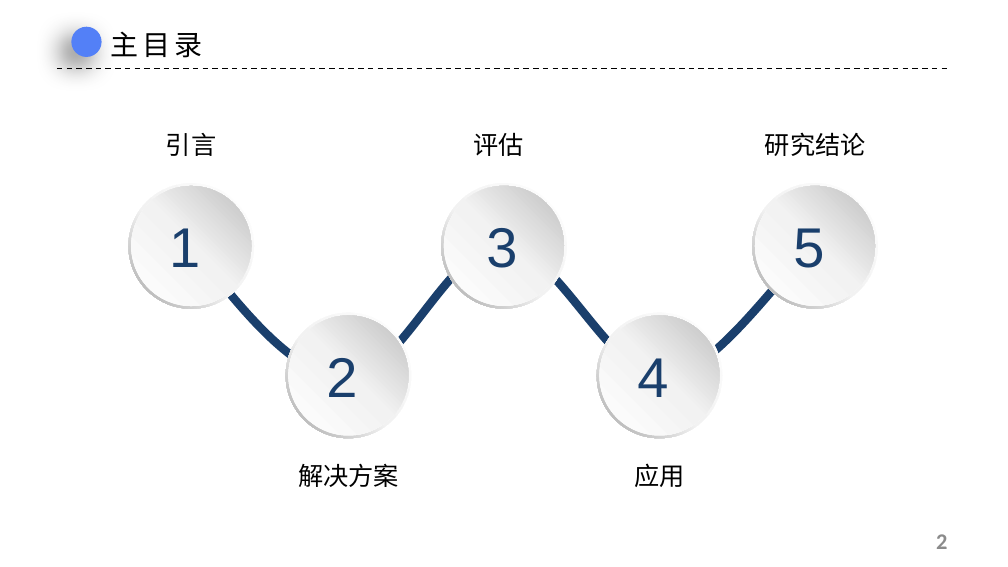
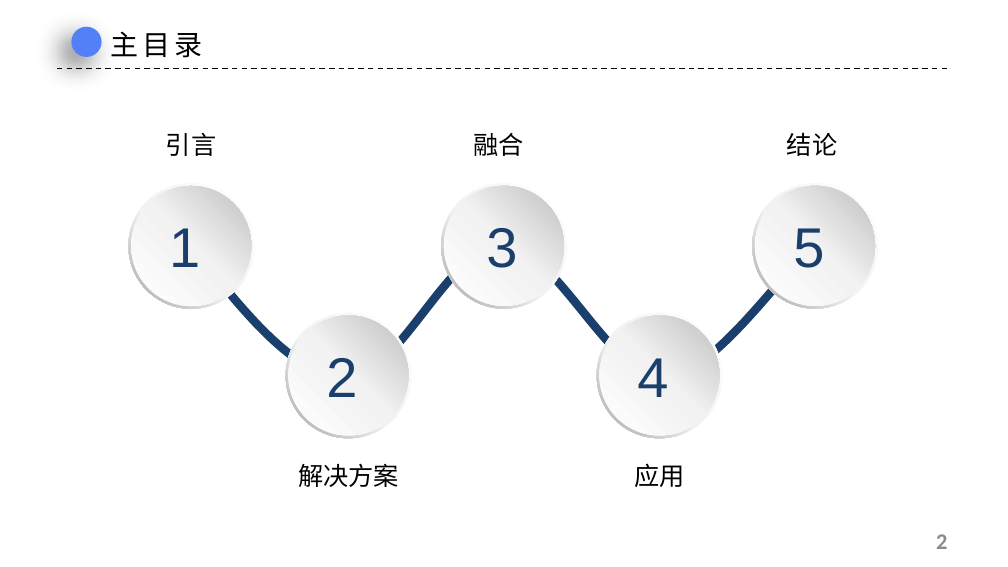
Before and after one commit to urnotmuqi/graphics2019, a slide deck: slide 2 of 21951468张雨薇/读书报告/仅用深度摄像头改善身体和手部追踪.pptx. Drawn at 1008x567 pixels with LibreOffice and Linux fonts; fonts in the diff are those of the drawing; background and template pictures are left out. Boxes give left, top, right and bottom in pixels: in the first picture for what was removed or moved away, otherwise in the second. Text is boxed around its words. In the diff, an @@ line names an element or a change of style, - is before the commit and + after.

```diff
--- a/21951468张雨薇/读书报告/仅用深度摄像头改善身体和手部追踪.pptx
+++ b/21951468张雨薇/读书报告/仅用深度摄像头改善身体和手部追踪.pptx
@@ text at (x1=473, y1=133, x2=523, y2=156): text changed @@
-评估
+融合
@@ text at (x1=787, y1=132, x2=837, y2=156): text changed @@
-研究结论
+结论
```
Also in this commit, not shown: 9 other slides changed, 3 slides added, 1 slide removed.
